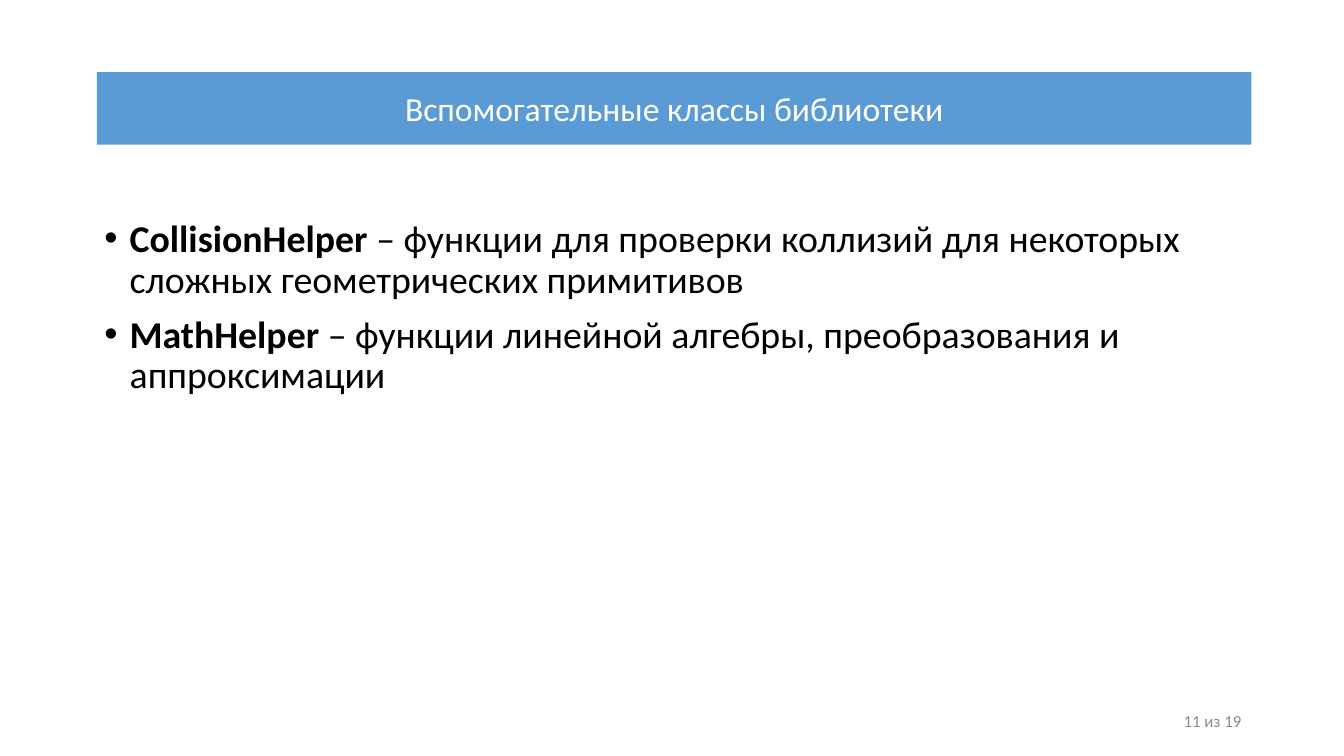
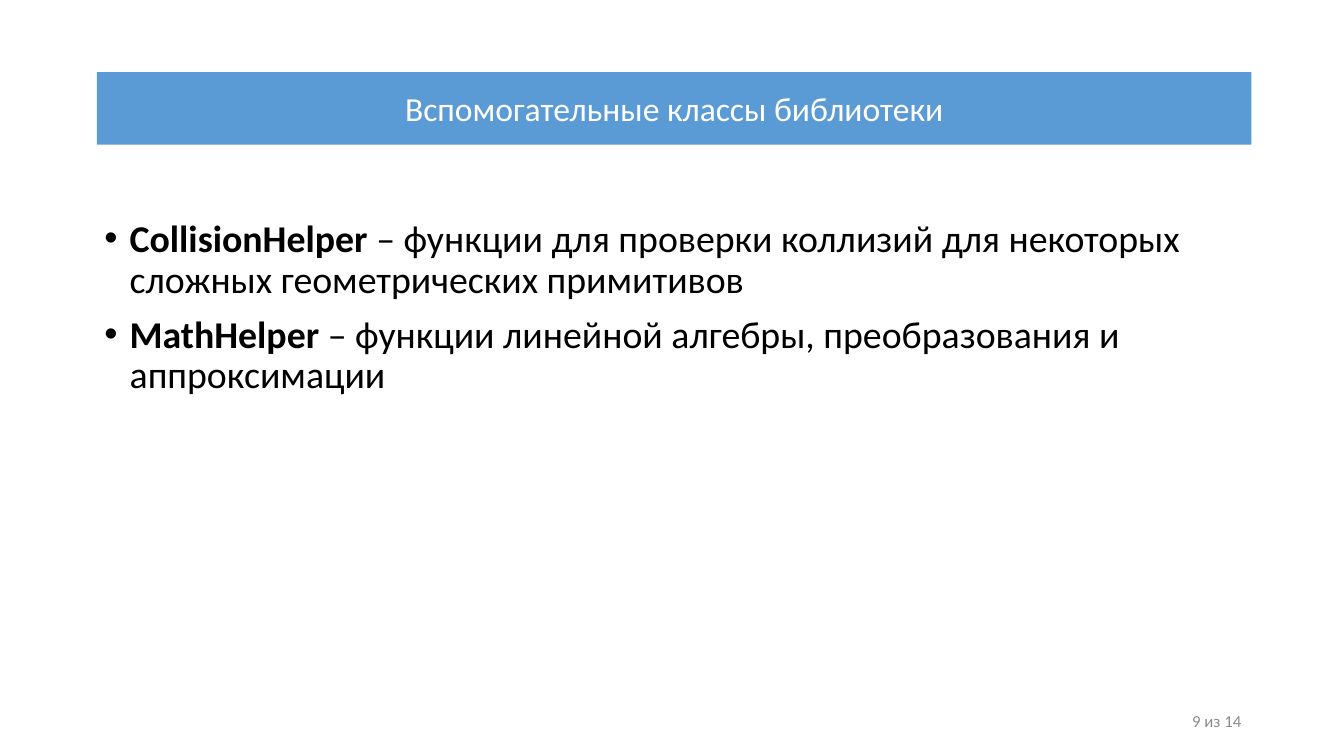
Before and after one commit to IliiaDenisov/masters-thesis, a slide deck: slide 9 of src/Презентация диплома.pptx (slide 11 before the commit). Drawn at 1344x756 pixels with LibreOffice and Linux fonts; fonts in the diff are those of the drawing. Boxes give left, top, right and bottom in pixels: in the first picture for what was removed or moved away, otherwise in the second. Text is boxed around its words. In the diff, an @@ line names an element or a change of style, - is before the commit and + after.

```diff
--- a/src/Презентация диплома.pptx
+++ b/src/Презентация диплома.pptx
@@ text at bbox=[1192, 716, 1241, 727]: text changed @@
-11 из 19
+9 из 14
```
Also in this commit, not shown: 12 other slides changed, 5 slides removed.
